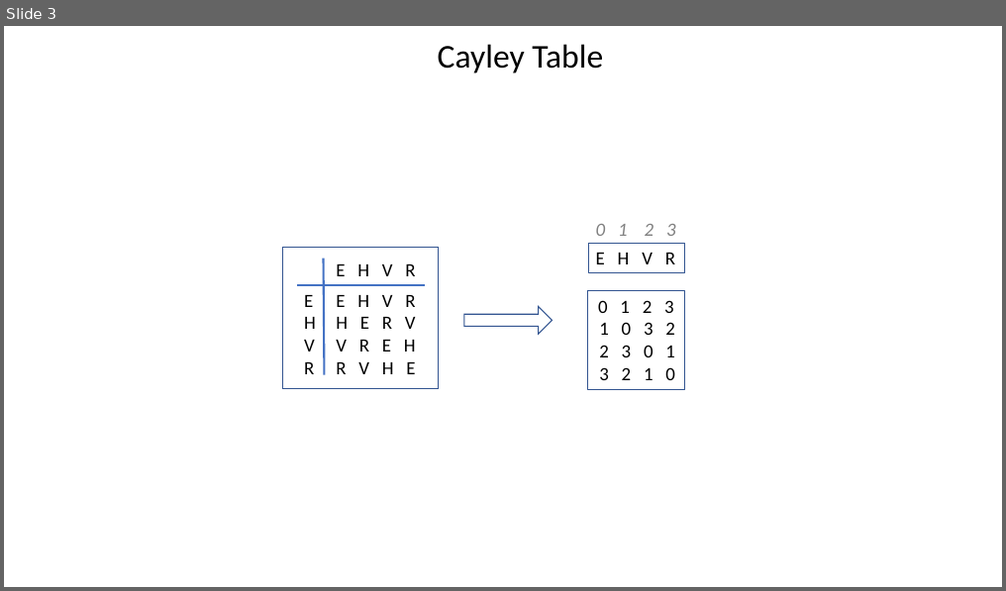
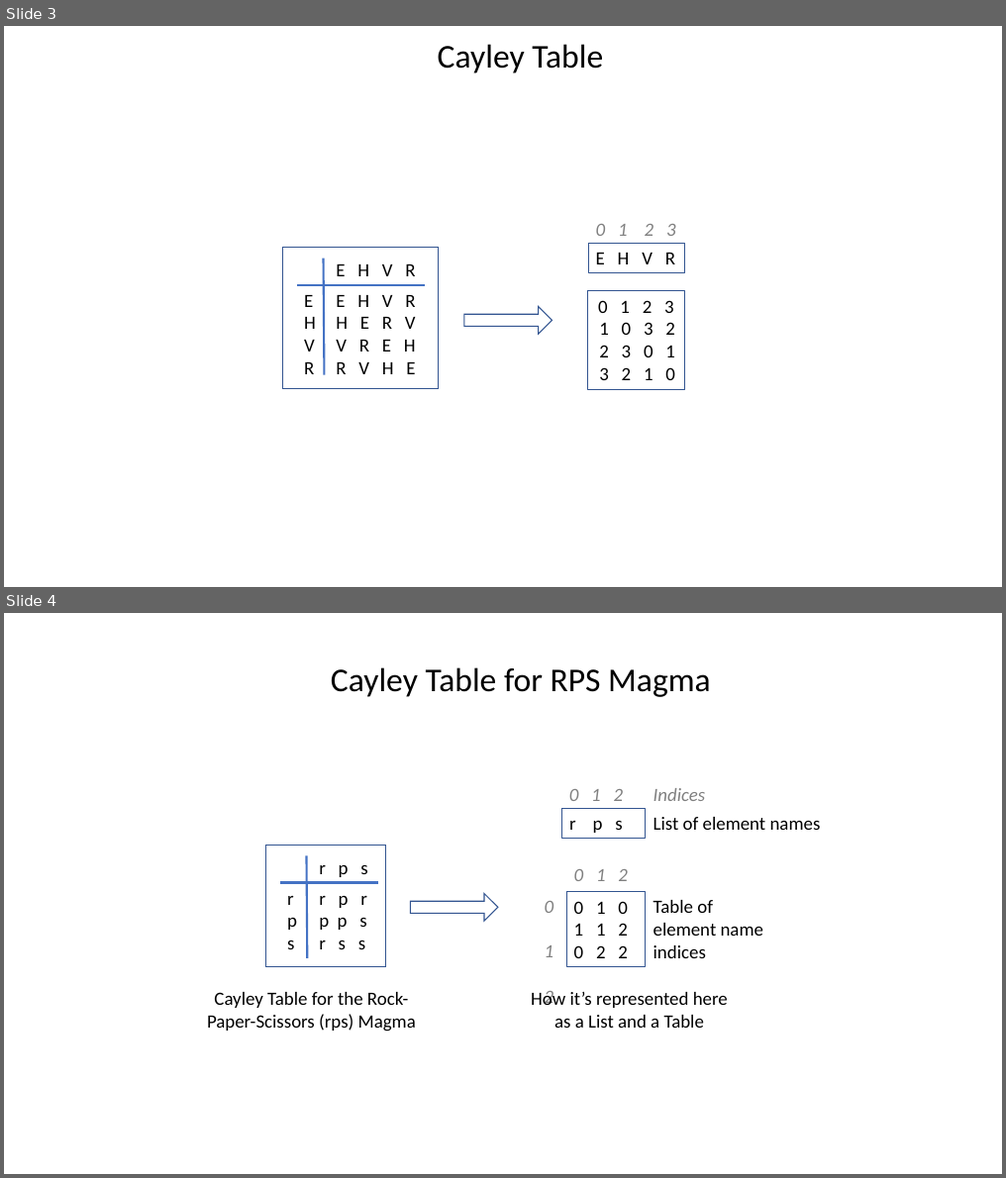
Before and after one commit to alreich/abstract_algebra, a slide deck: misc/group_representation.pptx. Shown one above the other, each under a label of ours: slide 3 before the commit, slides 3 and 4 after it. The pictures are 1006x591 and 1006x1178 pixels, drawn with LibreOffice and Linux fonts; fonts in the diff are those of the drawing. Boxes give left, top, right and bottom in pixels: in the first picture for what was removed or moved away, otherwise in the second. Text is boxed around its words. In the diff, an @@ line names an element or a change of style, - is before the commit and + after.

Commit message:
New Cayley Table Diagram

```diff
--- a/misc/group_representation.pptx
+++ b/misc/group_representation.pptx
@@ slide 4 added at [4, 613, 1002, 1174], background #FFFFFF @@
@@ text added at [331, 667, 711, 697], 32 pt, text #000000 @@
+Cayley Table for RPS Magma
@@ group added at [207, 788, 821, 1032]: 11 texts, 3 rectangles, 2 lines, 1 right arrow @@
+r p r
+p p s
+r s s
+r p s
+r
+p
+s
+0 1 0
+1 1 2
+0 2 2
+Table of element name indices
+r p s
+0 1 2
+List of element names
+Indices
+0 1 2
+0 1 2
+Cayley Table for the Rock-Paper-Scissors (rps) Magma
+How it’s represented here as a List and a Table
```
Also in this commit, not shown: 2 other files.
